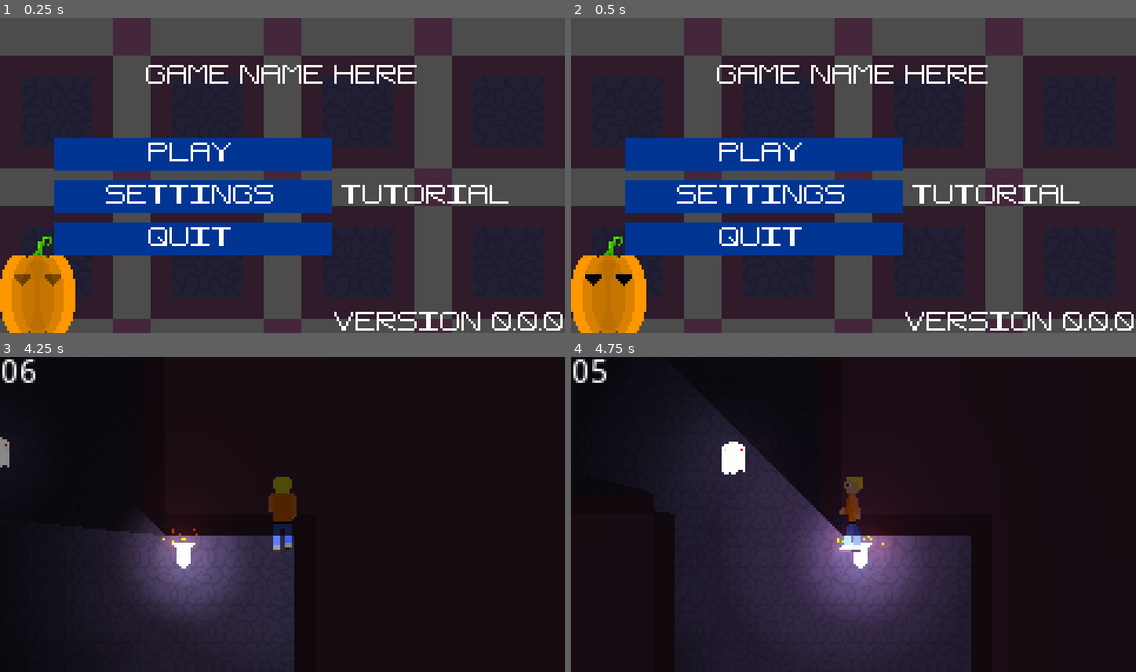
Above: before the commit, frames 1-4 (two rows, left to right).
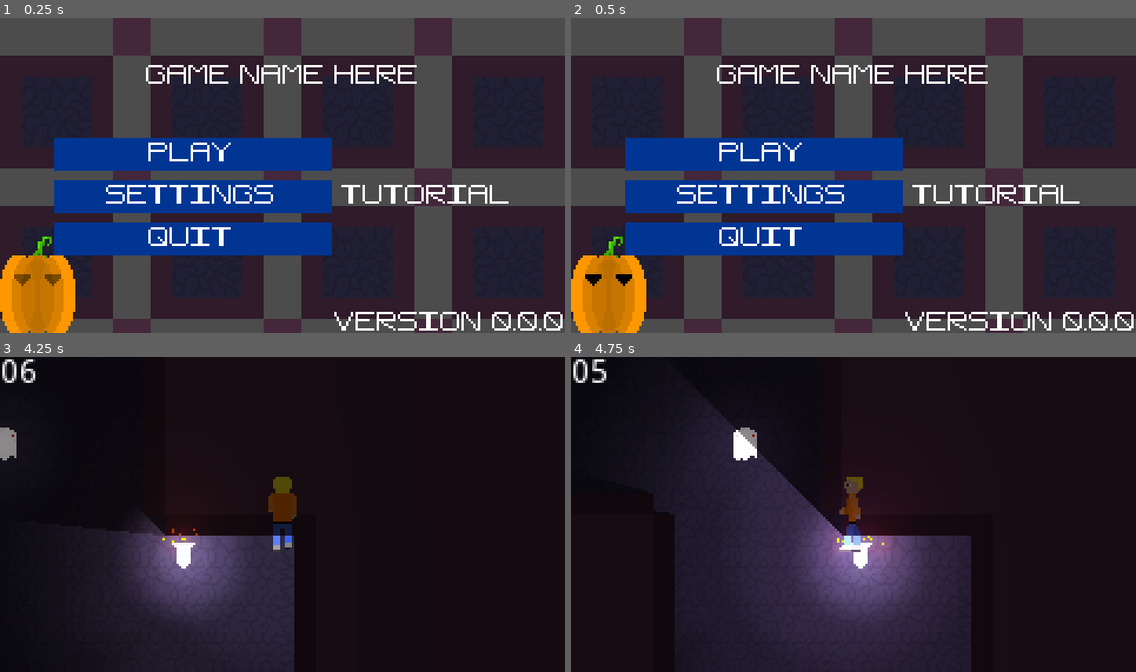
Above: after the commit, the same moments.

Repository: CMDR-Piboy314/Ludum-Dare-51
Game: Godot game, scene res://scn/UI/mainMenu.tscn
Same seed, same stepped clock (60 frames per second), same inputs: the game is played once before the commit and once after it.
Inputs:
- Up to frame 1 (0.25 s): no input
- Up to frame 2 (0.5 s): no input
- Up to frame 3 (4.25 s): click "PLAY" at 0.5 s; tap Enter at 1.25 s; hold D (move_right) 1.28-2.03 s; hold S (move_down) 2.03-2.78 s; hold D (move_right) 2.78-3.53 s; hold W (move_up) from 3.53 s (still down)
- Up to frame 4 (4.75 s): release W (move_up) at 4.28 s; hold A (move_left) from 4.28 s (still down)

Frames 1-2 are identical in both runs. In frame 3, 0.2% of the frame differs, in the area x 0-3%, y 22-36%; in frame 4, 0.6%, in the area x 26-33%, y 22-38%.

Commit message:
Ghost bugfixes + improvements

Diff:
--- a/scn/ent/enemies/Ghost01.tscn
+++ b/scn/ent/enemies/Ghost01.tscn
@@ -88,17 +88,18 @@
 }
 
 [sub_resource type="RectangleShape2D" id=6]
-extents = Vector2( 5, 2 )
+extents = Vector2( 5, 9 )
 
 [sub_resource type="RectangleShape2D" id=7]
 extents = Vector2( 256, 256 )
 
 [sub_resource type="RectangleShape2D" id=8]
-extents = Vector2( 5, 7.5 )
+extents = Vector2( 6, 8.5 )
 
 [node name="Ghost01" type="RigidBody2D"]
 gravity_scale = 0.0
 script = ExtResource( 2 )
+dead_colour = Color( 0.568627, 0.560784, 0.564706, 1 )
 
 [node name="Sprite" type="Sprite" parent="."]
 texture = ExtResource( 1 )
@@ -113,7 +114,8 @@
 anims/walk_r = SubResource( 5 )
 
 [node name="CollisionShape2D" type="CollisionShape2D" parent="."]
-position = Vector2( 0, 8 )
+visible = false
+position = Vector2( 0, 1 )
 shape = SubResource( 6 )
 
 [node name="NavigationAgent2D" type="NavigationAgent2D" parent="."]
@@ -130,6 +132,7 @@
 energy = 0.5
 
 [node name="Hitbox" type="Area2D" parent="."]
+visible = false
 
 [node name="CollisionShape2D" type="CollisionShape2D" parent="Hitbox"]
 position = Vector2( 0, -0.5 )
--- a/src/ent/enemies/Ghost01.gd
+++ b/src/ent/enemies/Ghost01.gd
@@ -3,8 +3,9 @@
 signal path_changed(path)
 
 export(float) var max_speed = 0.5
-export(int) var max_health = 110
+export(int) var max_health = 10
 export(int) var max_damage = 10
+export(Color) var dead_colour
 
 var speed = max_speed
 var health = max_health
@@ -128,5 +129,9 @@
 		if health < 1:
 			target.health -= (damage * 3)
 			damage = 0
+			$CollisionShape2D.set_deferred("disabled", true)
+			$Sprite.modulate = dead_colour
+		else:
+			$CollisionShape2D.set_deferred("disabled", false)
 
 		target.health -= (damage)
--- a/src/globals.gd
+++ b/src/globals.gd
@@ -2,5 +2,6 @@
 
 # This controls the player's inverted controls
 var invertControls = false
+
 # This controls the inverted camera
 var invertCamera = false
